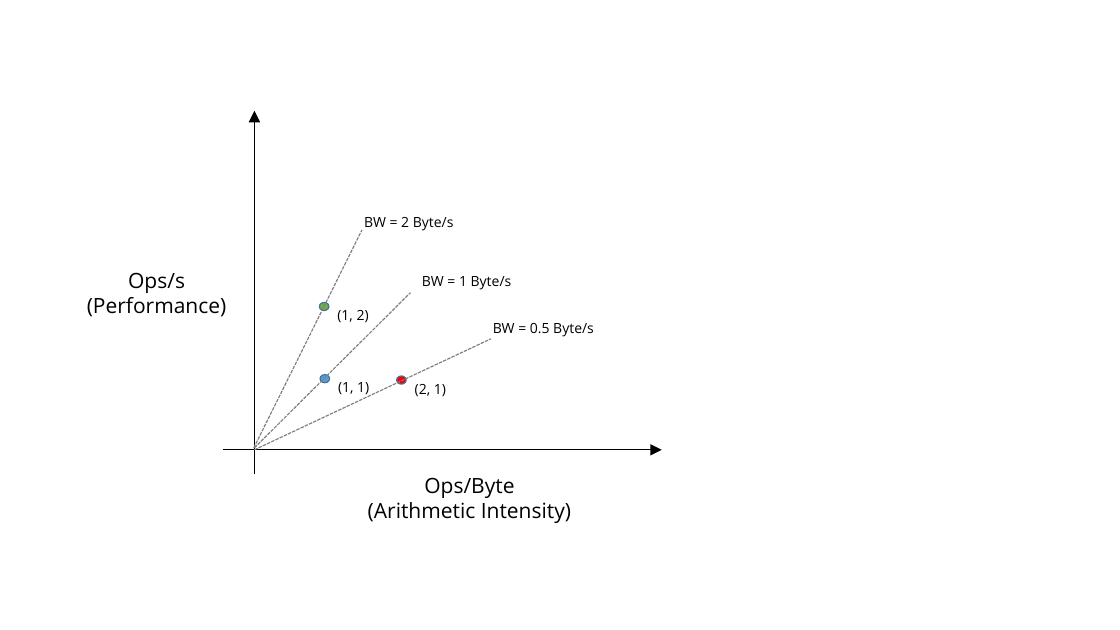
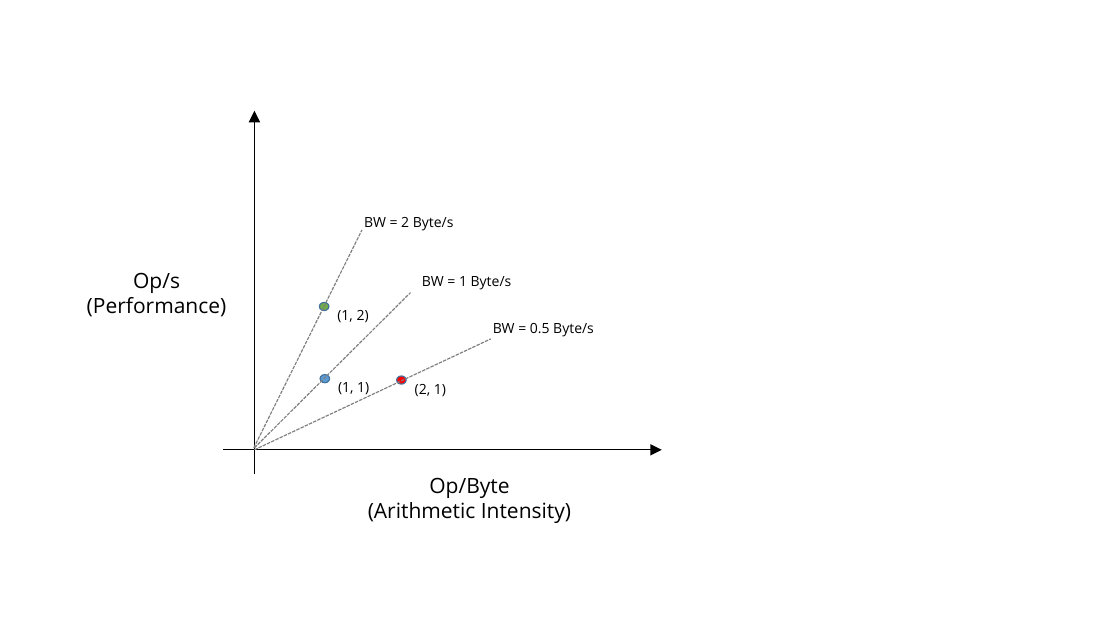
Before and after one commit to OnixHoque/OnixHoque.github.io, a slide deck: slide 3 of blog/roofline-analysis/diagrams.pptx. Drawn at 1120x630 pixels with LibreOffice and Linux fonts; fonts in the diff are those of the drawing. Boxes give left, top, right and bottom in pixels: in the first picture for what was removed or moved away, otherwise in the second. Text is boxed around its words. In the diff, an @@ line names an element or a change of style, - is before the commit and + after.

```diff
--- a/blog/roofline-analysis/diagrams.pptx
+++ b/blog/roofline-analysis/diagrams.pptx
@@ text at (133,272,180,293): text changed @@
-Ops/s
+Op/s
@@ text at (429,477,509,498): text changed @@
-Ops/Byte
+Op/Byte
```
Also in this commit, not shown: 6 other slides changed, 11 other files.
